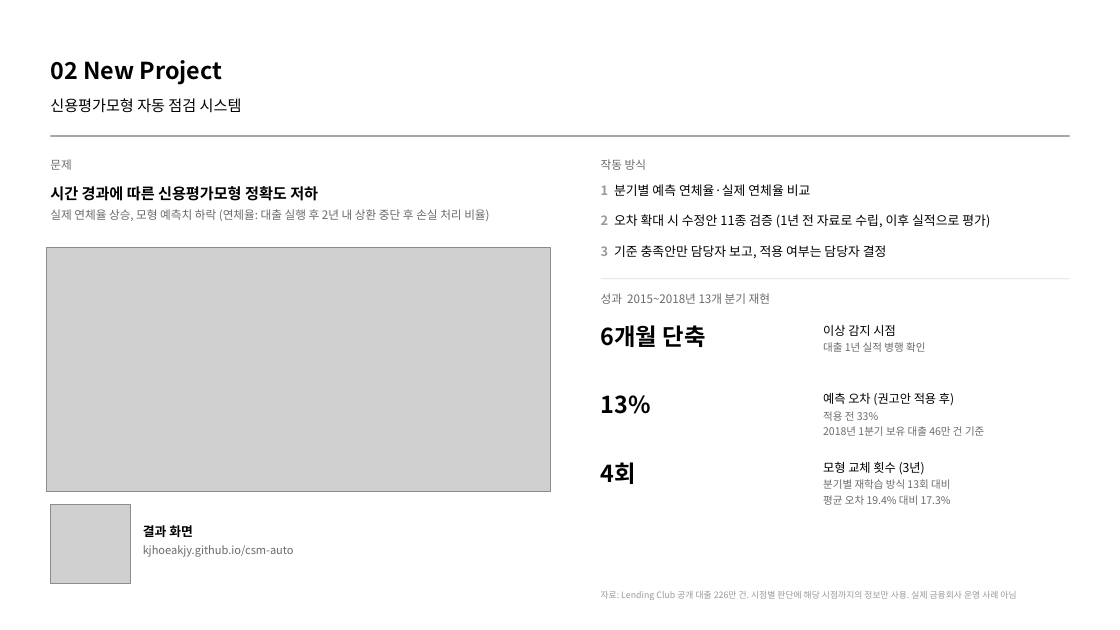
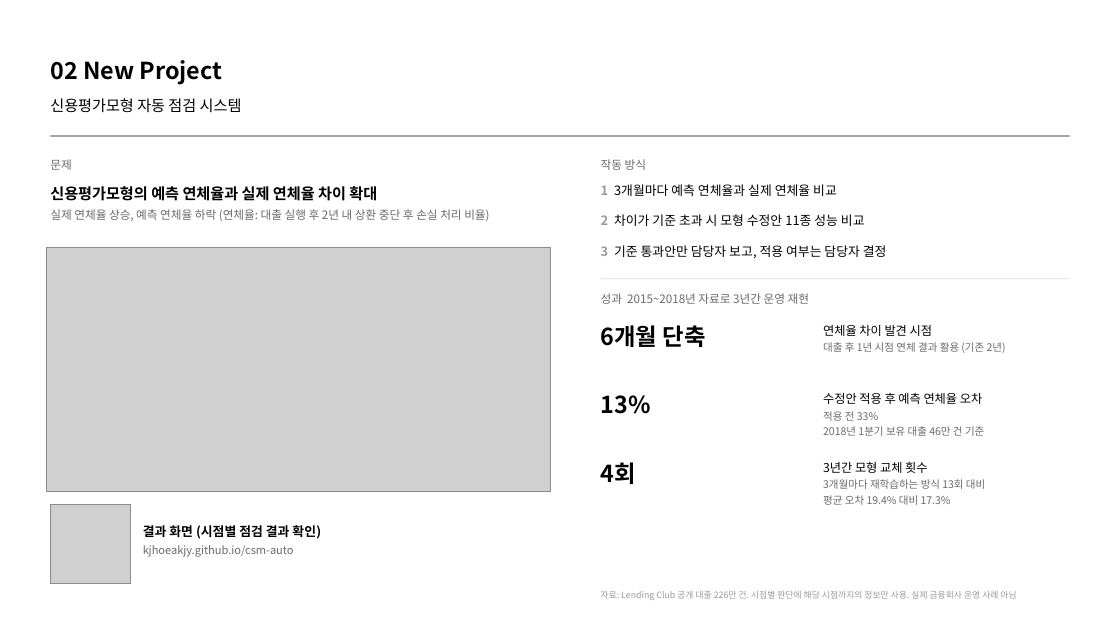
Before and after one commit to kjhoeakjy/csm-auto, a slide deck: slide 2 of ppt/역량PT_김연주.pptx. Drawn at 1120x630 pixels with LibreOffice and Linux fonts; fonts in the diff are those of the drawing; grey boxes stand for pictures. Boxes give left, top, right and bottom in pixels: in the first picture for what was removed or moved away, otherwise in the second. Text is boxed around its words. In the diff, an @@ line names an element or a change of style, - is before the commit and + after.

```diff
--- a/ppt/역량PT_김연주.pptx
+++ b/ppt/역량PT_김연주.pptx
@@ text at box(50, 186, 489, 221): text changed @@
-시간 경과에 따른 신용평가모형 정확도 저하
-실제 연체율 상승, 모형 예측치 하락 (연체율: 대출 실행 후 2년 내 상환 중단 후 손실 처리 비율)
+신용평가모형의 예측 연체율과 실제 연체율 차이 확대
+실제 연체율 상승, 예측 연체율 하락 (연체율: 대출 실행 후 2년 내 상환 중단 후 손실 처리 비율)
@@ text at box(601, 184, 837, 196): text changed @@
-1 분기별 예측 연체율·실제 연체율 비교
+1 3개월마다 예측 연체율과 실제 연체율 비교
@@ text at box(601, 214, 865, 226): text changed @@
-2 오차 확대 시 수정안 11종 검증 (1년 전 자료로 수립, 이후 실적으로 평가)
+2 차이가 기준 초과 시 모형 수정안 11종 성능 비교
@@ text at box(601, 245, 887, 258): text changed @@
-3 기준 충족안만 담당자 보고, 적용 여부는 담당자 결정
+3 기준 통과안만 담당자 보고, 적용 여부는 담당자 결정
@@ text at box(601, 293, 809, 304): text changed @@
-성과 2015~2018년 13개 분기 재현
+성과 2015~2018년 자료로 3년간 운영 재현
@@ text at box(823, 325, 1006, 353): text changed @@
-이상 감지 시점
-대출 1년 실적 병행 확인
+연체율 차이 발견 시점
+대출 후 1년 시점 연체 결과 활용 (기존 2년)
@@ text at box(823, 393, 982, 404): text changed @@
-예측 오차 (권고안 적용 후)
+수정안 적용 후 예측 연체율 오차
@@ text at box(823, 461, 985, 489): text changed @@
-모형 교체 횟수 (3년)
-분기별 재학습 방식 13회 대비
+3년간 모형 교체 횟수
+3개월마다 재학습하는 방식 13회 대비
@@ text at box(143, 525, 321, 539): text changed @@
-결과 화면
+결과 화면 (시점별 점검 결과 확인)
```
Also in this commit, not shown: 7 other files.
